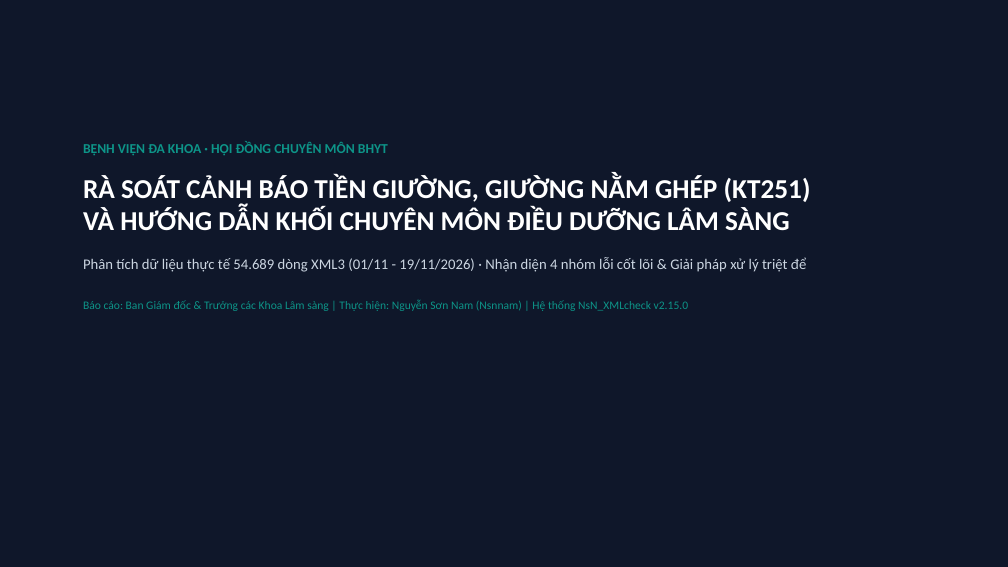
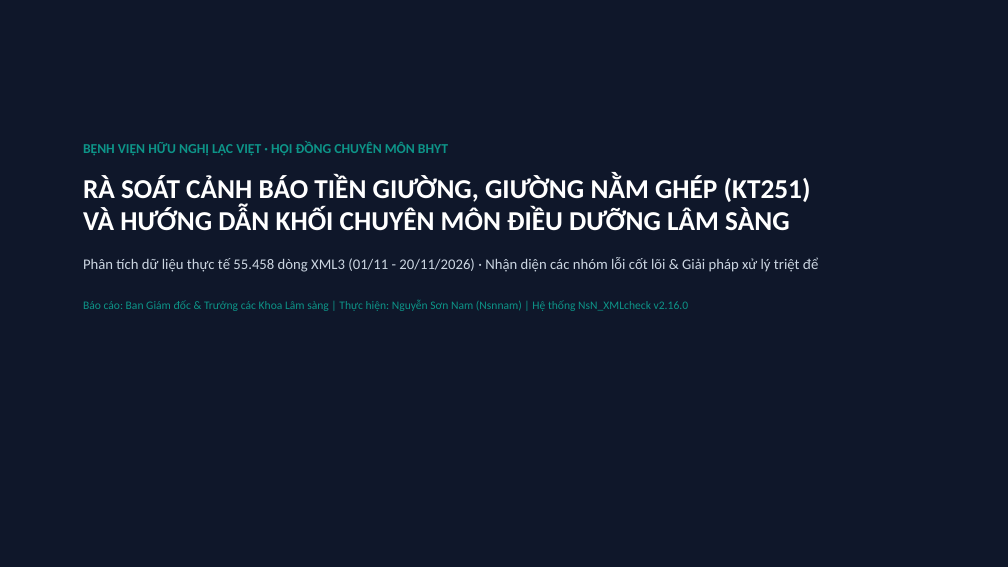
Before and after one commit to Nsnnam/xml3-duration-checker, a slide deck: slide 1 of SLIDE_BAO_CAO_GIUONG_GHEP_VA_TIEN_GIUONG_LANH_DAO.pptx. Drawn at 1008x567 pixels with LibreOffice and Linux fonts; fonts in the diff are those of the drawing. Boxes give left, top, right and bottom in pixels: in the first picture for what was removed or moved away, otherwise in the second. Text is boxed around its words. In the diff, an @@ line names an element or a change of style, - is before the commit and + after.

```diff
--- a/SLIDE_BAO_CAO_GIUONG_GHEP_VA_TIEN_GIUONG_LANH_DAO.pptx
+++ b/SLIDE_BAO_CAO_GIUONG_GHEP_VA_TIEN_GIUONG_LANH_DAO.pptx
@@ text at (x1=83, y1=141, x2=448, y2=155): text changed @@
-BỆNH VIỆN ĐA KHOA · HỘI ĐỒNG CHUYÊN MÔN BHYT
+BỆNH VIỆN HỮU NGHỊ LẠC VIỆT · HỘI ĐỒNG CHUYÊN MÔN BHYT
@@ text at (x1=83, y1=257, x2=818, y2=311): text changed @@
-Phân tích dữ liệu thực tế 54.689 dòng XML3 (01/11 - 19/11/2026) · Nhận diện 4 nhóm lỗi cốt lõi & Giải pháp xử lý triệt để
-Báo cáo: Ban Giám đốc & Trưởng các Khoa Lâm sàng | Thực hiện: Nguyễn Sơn Nam (Nsnnam) | Hệ thống NsN_XMLcheck v2.15.0
+Phân tích dữ liệu thực tế 55.458 dòng XML3 (01/11 - 20/11/2026) · Nhận diện các nhóm lỗi cốt lõi & Giải pháp xử lý triệt để
+Báo cáo: Ban Giám đốc & Trưởng các Khoa Lâm sàng | Thực hiện: Nguyễn Sơn Nam (Nsnnam) | Hệ thống NsN_XMLcheck v2.16.0
```
Also in this commit, not shown: 3 other slides changed, 20 other files.
